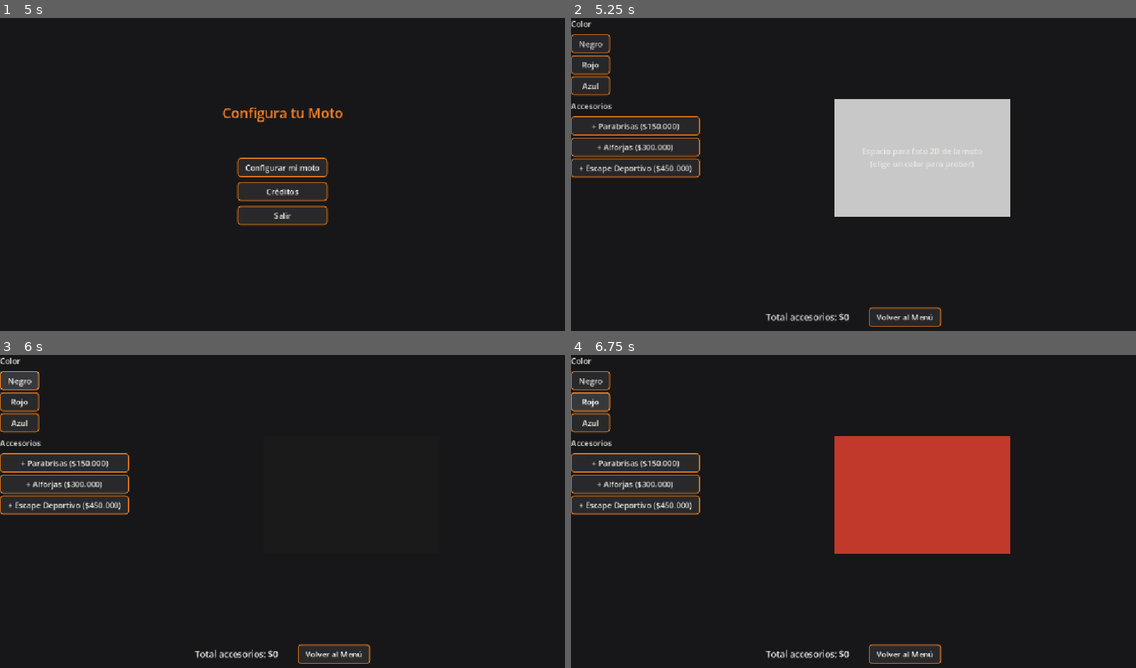
Above: before the commit, frames 1-4 (two rows, left to right).
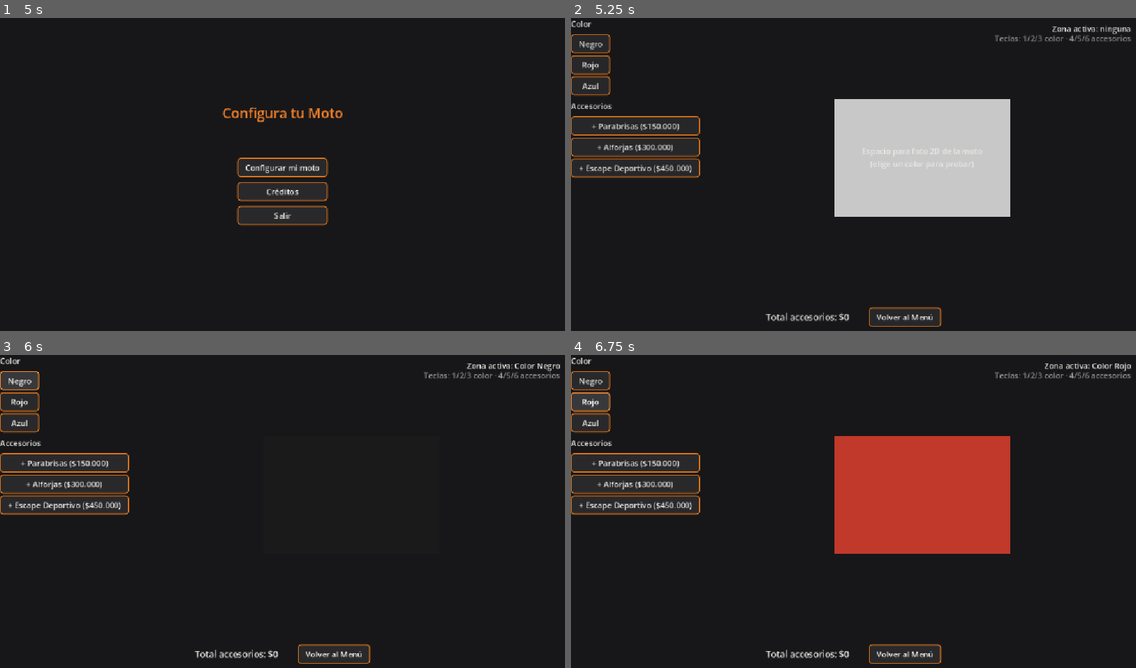
Above: after the commit, the same moments.

Repository: ChampuLuminoso/configurador-motos-godot
Game: Godot game, scene res://src/core/main_app.tscn
Same seed, same stepped clock (60 frames per second), same inputs: the game is played once before the commit and once after it.
Inputs:
- Up to frame 1 (5 s): click "Créditos" at 0.5 s; click "Volver al Menú" at 1.25 s; click "Créditos" at 2 s; click "Volver al Menú" at 2.75 s; click "Créditos" at 3.5 s; click "Volver al Menú" at 4.25 s
- Up to frame 2 (5.25 s): click "Configurar mi moto" at 5 s
- Up to frame 3 (6 s): click "Negro" at 5.75 s
- Up to frame 4 (6.75 s): click "Rojo" at 6.5 s

Frame 1 is identical in both runs. In frame 2, 0.4% of the frame differs, in the area x 75-100%, y 2-8%; in frame 3, 0.4%; in frame 4, 0.4%.

Commit message:
feat: add keyboard shortcuts and hover interaction zones to configurator

Diff:
--- a/src/scenes/configurator/configurator_panel.gd
+++ b/src/scenes/configurator/configurator_panel.gd
@@ -1,7 +1,11 @@
 # res://src/scenes/configurator/configurator_panel.gd
-# Aquí no calculas ningún precio: solo avisas por el EventBus qué elegiste
-# (color o accesorio) y esperas a que GlobalManager te devuelva el
-# resultado para actualizar lo que ves en pantalla.
+# ---------------------------------------------------------------------------
+# Actualizado con mecánicas de interacción básicas (mismo patrón aplicado
+# en el proyecto del curso): entrada por teclado que reutiliza los
+# mismos callbacks de siempre, y una zona de interacción que resalta
+# qué opción está bajo el mouse. Nada del flujo reactivo con EventBus /
+# GlobalManager cambia.
+# ---------------------------------------------------------------------------
 extends Control
 
 # Reemplaza esto por rutas de imagen cuando tengas fotos reales de la moto.
@@ -22,6 +26,7 @@
 @onready var vista_moto: ColorRect = $HBoxMain/PanelVista/VistaMoto
 @onready var lbl_placeholder: Label = $HBoxMain/PanelVista/VistaMoto/LblPlaceholder
 @onready var lbl_total: Label = $BarraInferior/LblTotal
+@onready var lbl_zona_activa: Label = $LblZonaActiva
 
 func _ready() -> void:
 	# Solo avisas la intención, no decides qué pasa después.
@@ -33,12 +38,49 @@
 	btn_alforjas.toggled.connect(_on_accessory_button_toggled.bind("Alforjas"))
 	btn_escape.toggled.connect(_on_accessory_button_toggled.bind("Escape Deportivo"))
 
+	# --- Zona de interacción: resalta qué opción está bajo el mouse ---
+	for boton_zona: Dictionary in [
+		{"nodo": btn_color_negro, "nombre": "Color Negro"},
+		{"nodo": btn_color_rojo, "nombre": "Color Rojo"},
+		{"nodo": btn_color_azul, "nombre": "Color Azul"},
+		{"nodo": btn_parabrisas, "nombre": "Parabrisas"},
+		{"nodo": btn_alforjas, "nombre": "Alforjas"},
+		{"nodo": btn_escape, "nombre": "Escape Deportivo"},
+	]:
+		var boton: Button = boton_zona["nodo"]
+		boton.mouse_entered.connect(_on_zona_mouse_entered.bind(boton_zona["nombre"]))
+		boton.mouse_exited.connect(_on_zona_mouse_exited)
+
 	# Escuchas lo que GlobalManager decide, sin llamarlo directamente.
 	EventBus.color_changed.connect(_on_color_changed)
 	EventBus.total_changed.connect(_on_total_changed)
 
 	_restaurar_estado_actual()
 	_reproducir_fade_in()
+
+func _unhandled_key_input(event: InputEvent) -> void:
+	if not (event is InputEventKey and event.pressed and not event.echo):
+		return
+
+	# El teclado reutiliza los mismos callbacks que los botones: nada de
+	# lógica de selección duplicada.
+	match event.keycode:
+		KEY_1:
+			_on_color_button_pressed("Negro")
+		KEY_2:
+			_on_color_button_pressed("Rojo")
+		KEY_3:
+			_on_color_button_pressed("Azul")
+		KEY_4:
+			_alternar_accesorio_por_teclado(btn_parabrisas, "Parabrisas")
+		KEY_5:
+			_alternar_accesorio_por_teclado(btn_alforjas, "Alforjas")
+		KEY_6:
+			_alternar_accesorio_por_teclado(btn_escape, "Escape Deportivo")
+
+func _alternar_accesorio_por_teclado(boton: Button, nombre_accesorio: String) -> void:
+	boton.button_pressed = not boton.button_pressed
+	_on_accessory_button_toggled(boton.button_pressed, nombre_accesorio)
 
 func _reproducir_fade_in() -> void:
 	modulate.a = 0.0
@@ -75,3 +117,9 @@
 
 func _on_total_changed(nuevo_total: int) -> void:
 	lbl_total.text = "Total accesorios: $%d" % nuevo_total
+
+func _on_zona_mouse_entered(nombre_zona: String) -> void:
+	lbl_zona_activa.text = "Zona activa: %s" % nombre_zona
+
+func _on_zona_mouse_exited() -> void:
+	lbl_zona_activa.text = "Zona activa: ninguna"
--- a/src/scenes/configurator/configurator_panel.tscn
+++ b/src/scenes/configurator/configurator_panel.tscn
@@ -102,6 +102,31 @@
 vertical_alignment = 1
 autowrap_mode = 2
 
+[node name="LblZonaActiva" type="Label" parent="."]
+layout_mode = 1
+anchors_preset = 1
+anchor_left = 1.0
+anchor_right = 1.0
+offset_left = -260.0
+offset_top = 10.0
+offset_right = -10.0
+offset_bottom = 30.0
+horizontal_alignment = 2
+text = "Zona activa: ninguna"
+
+[node name="LblTeclas" type="Label" parent="."]
+layout_mode = 1
+anchors_preset = 1
+anchor_left = 1.0
+anchor_right = 1.0
+offset_left = -260.0
+offset_top = 30.0
+offset_right = -10.0
+offset_bottom = 50.0
+modulate = Color(1, 1, 1, 0.6)
+horizontal_alignment = 2
+text = "Teclas: 1/2/3 color · 4/5/6 accesorios"
+
 [node name="BarraInferior" type="HBoxContainer" parent="."]
 layout_mode = 1
 anchors_preset = 12
